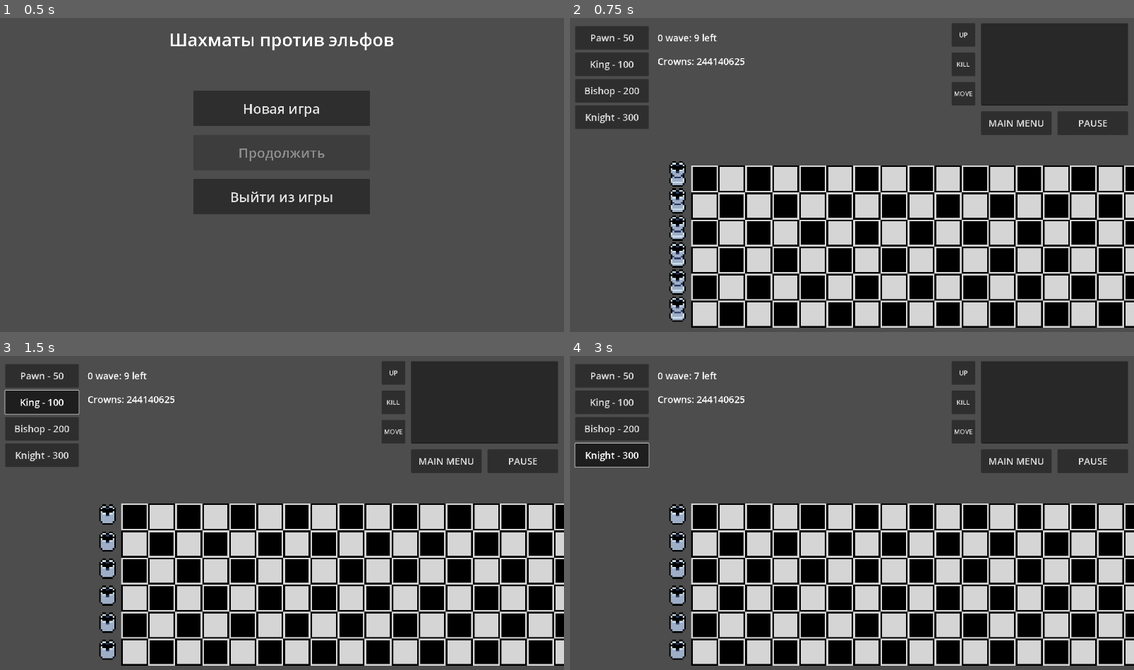
Above: before the commit, frames 1-4 (two rows, left to right).
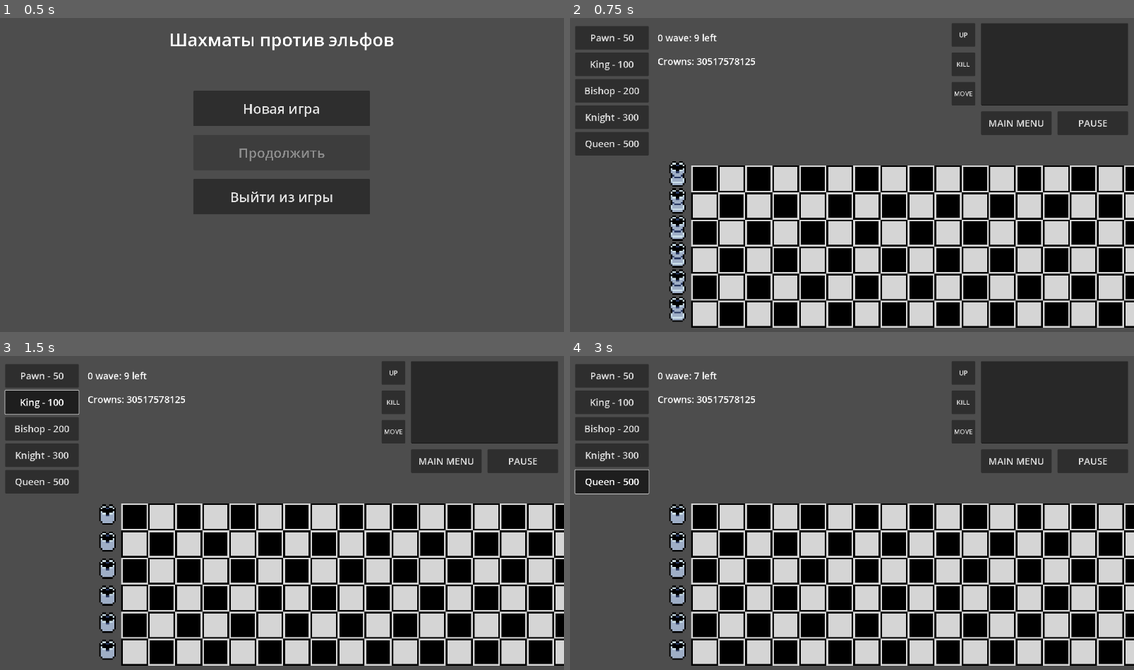
Above: after the commit, the same moments.

Repository: Befrimon/Chess-vs-Elves
Game: Godot game, scene res://scenes/menu.tscn
Same seed, same stepped clock (60 frames per second), same inputs: the game is played once before the commit and once after it.
Inputs (mouse positions are in pixels of both pictures, inside the frame that each line leads up to):
- Up to frame 1 (0.5 s): no input
- Up to frame 2 (0.75 s): click "Новая игра" at 0.5 s
- Up to frame 3 (1.5 s): click "King - 100" at 1.25 s
- Up to frame 4 (3 s): click "Knight - 300" at 2 s; click (609, 481) at 2.75 s, where only the run after the commit has a clickable "Queen - 500"

Frame 1 is identical in both runs. In frame 2, 1.0% of the frame differs, in the area x 1-33%, y 12-44%; in frame 3, 1.0%; in frame 4, 1.3%, in the area x 0-33%, y 12-45%.

Commit message:
Optimize entity move and skill ranges. Add queen figure (TODO queen skill)

Diff:
--- /dev/null
+++ b/animations/queen_figure.tres
@@ -0,0 +1,31 @@
+[gd_resource type="SpriteFrames" load_steps=4 format=3 uid="uid://8nigbfi4kxjr"]
+
+[ext_resource type="Texture2D" uid="uid://bfgxhrp7j1mnc" path="res://textures/figures/queen_figure.png" id="1_xf2e8"]
+
+[sub_resource type="AtlasTexture" id="AtlasTexture_tg8n6"]
+atlas = ExtResource("1_xf2e8")
+region = Rect2(0, 0, 16, 16)
+
+[sub_resource type="AtlasTexture" id="AtlasTexture_odv74"]
+atlas = ExtResource("1_xf2e8")
+region = Rect2(16, 0, 16, 16)
+
+[resource]
+animations = [{
+"frames": [{
+"duration": 1.0,
+"texture": SubResource("AtlasTexture_tg8n6")
+}, {
+"duration": 1.0,
+"texture": SubResource("AtlasTexture_odv74")
+}, {
+"duration": 1.0,
+"texture": SubResource("AtlasTexture_tg8n6")
+}, {
+"duration": 1.0,
+"texture": SubResource("AtlasTexture_odv74")
+}],
+"loop": true,
+"name": &"idle",
+"speed": 4.0
+}]
--- a/scripts/entities/bishop_figure.gd
+++ b/scripts/entities/bishop_figure.gd
@@ -5,35 +5,18 @@
 
 # Move properties
 const SPEED :int = 500
-var MOVE_TEMPLATE :Array[Vector2] = []
+var MOVE_RANGE :Dictionary = {
+	Vector2(1, 1): 10, Vector2(-1, -1): 10,
+	Vector2(1, -1): 10, Vector2(-1, 1): 10
+}
 
-const SKILL_TEMPLATE :Array[Vector2] = [Vector2(1, 1), Vector2(1, 0), Vector2(1, -1)]
+const SKILL_RANGE :Array[Vector2] = [Vector2(1, 1), Vector2(1, 0), Vector2(1, -1)]
 
 func _init(parent_obj :Entity):
 	## Assign variables
 	parent = parent_obj
 	parent.allow_move = false
 	parent.stun_cooldown = INF
-
-	for i in range(1, 6):
-		MOVE_TEMPLATE.append(Vector2(i, i))
-		MOVE_TEMPLATE.append(Vector2(-i, i))
-		MOVE_TEMPLATE.append(Vector2(i, -i))
-		MOVE_TEMPLATE.append(Vector2(-i, -i))
-
-	for pos in SKILL_TEMPLATE:
-		var collider = CollisionShape2D.new()
-		collider.shape = Global.HITBOX
-		collider.position = pos * Global.TILE_SIZE / parent.scale
-		collider.scale = parent.hitbox.scale
-		parent.skill_area.add_child(collider)
-
-	for pos in MOVE_TEMPLATE:
-		var cell = Global.MOVE_CELL.duplicate().instantiate()
-		cell.position = (Global.POS_DELTA + pos * Global.TILE_SIZE) / parent.scale
-		cell.set_meta("delta", pos)
-		cell.scale = Global.TILE_SIZE / cell.sprite_frames.get_frame_texture("default", 0).get_size() / parent.scale
-		parent.move_cells.add_child(cell)
 
 func get_skill_target():
 	var target :Entity = null
@@ -48,6 +31,6 @@
 	return target
 
 func get_unique_info() -> String:
-	return "Heal: %s\nCooldown: %s" % \
+	return "Heal: %s +%s\nCooldown: %s" % \
 	  [Global.ENTITY_PARAM[parent.full_id]["level%s" % parent.level]["value"],
-	  str(int(parent.skill_cooldown-Global.timer))]
+	  parent.buff_value, str(int(parent.skill_cooldown-Global.timer))]
--- a/scripts/entities/dark_elf.gd
+++ b/scripts/entities/dark_elf.gd
@@ -5,8 +5,9 @@
 
 # Move properties
 const SPEED :int = 80
+const MOVE_RANGE :Dictionary = {}
 
-const SKILL_TEMPLATE :Array[Vector2] = [Vector2(-.3, 0)]
+const SKILL_RANGE :Array[Vector2] = [Vector2(-1, 0)]
 var target :Entity
 
 func _init(parent_obj :Entity):
@@ -16,13 +17,6 @@
 
 	parent.texture.flip_h = true
 	parent.texture.play("run")
-
-	for cell in SKILL_TEMPLATE:
-		var collider = CollisionShape2D.new()
-		collider.shape = Global.HITBOX
-		collider.position = cell * Global.TILE_SIZE / parent.scale
-		collider.scale = parent.hitbox.scale
-		parent.skill_area.add_child(collider)
 
 func _process(delta):
 	if parent.position.x < 300:
--- a/scripts/entities/forest_elf.gd
+++ b/scripts/entities/forest_elf.gd
@@ -5,8 +5,9 @@
 
 # Move properties
 const SPEED :int = 70
+const MOVE_RANGE :Dictionary = {}
 
-const SKILL_TEMPLATE :Array[Vector2] = [Vector2(-.3, 0)]
+const SKILL_RANGE :Array[Vector2] = [Vector2(-1, 0)]
 var target :Entity
 
 func _init(parent_obj :Entity):
@@ -16,13 +17,6 @@
 
 	parent.texture.flip_h = true
 	parent.texture.play("run")
-
-	for cell in SKILL_TEMPLATE:
-		var collider = CollisionShape2D.new()
-		collider.shape = Global.HITBOX
-		collider.position = cell * Global.TILE_SIZE / parent.scale
-		collider.scale = parent.hitbox.scale
-		parent.skill_area.add_child(collider)
 
 func _process(delta):
 	if parent.position.x < 300:
--- a/scripts/entities/king_figure.gd
+++ b/scripts/entities/king_figure.gd
@@ -5,11 +5,13 @@
 
 # Move properties
 const SPEED :int = 500
-const MOVE_TEMPLATE :Array[Vector2] = [
-	Vector2(1, -1),Vector2(1, 0),Vector2(1, 1),
-	Vector2(-1, -1),Vector2(-1, 0),Vector2(-1, 1),
-	Vector2(0, 1),Vector2(0, -1)
-]
+const MOVE_RANGE :Dictionary = {
+	Vector2(-1, 1): 1, Vector2(0, 1): 1, Vector2(1, 1): 1,
+	Vector2(-1, -1): 1, Vector2(0, -1): 1, Vector2(1, -1): 1,
+	Vector2(1, 0): 1, Vector2(-1, 0): 1
+}
+
+const SKILL_RANGE :Array[Vector2] = []
 
 func _init(parent_obj :Entity):
 	## Assign variables
@@ -17,17 +19,11 @@
 	parent.allow_move = false
 	parent.stun_cooldown = INF
 
-	for pos in MOVE_TEMPLATE:
-		var cell = Global.MOVE_CELL.duplicate().instantiate()
-		cell.position = (Global.POS_DELTA + pos * Global.TILE_SIZE) / parent.scale
-		cell.set_meta("delta", pos)
-		cell.scale = Global.TILE_SIZE / cell.sprite_frames.get_frame_texture("default", 0).get_size() / parent.scale
-		parent.move_cells.add_child(cell)
-
 func get_skill_target():
 	return "crowns"
 
 func get_unique_info() -> String:
-	return "Crowns: %s\nCooldown: %s" % \
+	return "Crowns: %s +%s\nCooldown: %s" % \
 	  [Global.ENTITY_PARAM[parent.full_id]["level%s" % parent.level]["value"],
-	  str(int(parent.skill_cooldown-Global.timer))]
+	  parent.buff_value, str(int(parent.skill_cooldown-Global.timer))
+	]
--- a/scripts/entities/knight_figure.gd
+++ b/scripts/entities/knight_figure.gd
@@ -5,14 +5,12 @@
 
 # Move properties
 const SPEED :int = 500
-const MOVE_TEMPLATE :Array[Vector2] = [
-	Vector2(2, 1), Vector2(1, 2),
-	Vector2(-2, 1), Vector2(-1, 2),
-	Vector2(2, -1), Vector2(1, -2),
-	Vector2(-2, -1), Vector2(-1, -2)
-]
+const MOVE_RANGE :Dictionary = {
+	Vector2(1, 2): 1, Vector2(1, -2): 1, Vector2(2, 1): 1, Vector2(2, -1): 1,
+	Vector2(-1, 2): 1, Vector2(-1, -2): 1, Vector2(-2, 1): 1, Vector2(-2, -1): 1,
+}
 
-const SKILL_TEMPLATE :Array[Vector2] = [Vector2(1, 1), Vector2(2, 1), Vector2(1, -1), Vector2(2, -1)]
+const SKILL_RANGE :Array[Vector2] = [Vector2(1, 1), Vector2(2, 1), Vector2(1, -1), Vector2(2, -1)]
 var target :Entity
 
 func _init(parent_obj :Entity):
@@ -20,20 +18,6 @@
 	parent = parent_obj
 	parent.allow_move = false
 	parent.stun_cooldown = INF
-
-	for pos in SKILL_TEMPLATE:
-		var collider = CollisionShape2D.new()
-		collider.shape = Global.HITBOX
-		collider.position = pos * Global.TILE_SIZE / parent.scale
-		collider.scale = parent.hitbox.scale
-		parent.skill_area.add_child(collider)
-
-	for pos in MOVE_TEMPLATE:
-		var cell = Global.MOVE_CELL.duplicate().instantiate()
-		cell.position = (Global.POS_DELTA + pos * Global.TILE_SIZE) / parent.scale
-		cell.set_meta("delta", pos)
-		cell.scale = Global.TILE_SIZE / cell.sprite_frames.get_frame_texture("default", 0).get_size() / parent.scale
-		parent.move_cells.add_child(cell)
 
 func get_skill_target() -> Entity:
 	if is_instance_valid(target):
@@ -47,5 +31,7 @@
 	return null
 
 func get_unique_info() -> String:
-	return "Damage: %s" % \
-	  str(-1*Global.ENTITY_PARAM[parent.full_id]["level%s" % parent.level]["value"])
+	return "Damage: %s +%s" % [\
+	  str(-1*Global.ENTITY_PARAM[parent.full_id]["level%s" % parent.level]["value"]),
+	  parent.buff_value
+	]
--- a/scripts/entities/pawn_figure.gd
+++ b/scripts/entities/pawn_figure.gd
@@ -5,9 +5,13 @@
 
 # Move properties
 const SPEED :int = 500
-const MOVE_TEMPLATE :Array[Vector2] = [Vector2(-1, 0), Vector2(1, 0), Vector2(2, 0)]
+const MOVE_RANGE :Dictionary = {
+	Vector2(-1, 1): 1, Vector2(0, 1): 1, Vector2(1, 1): 1,
+	Vector2(-1, -1): 1, Vector2(0, -1): 1, Vector2(1, -1): 1,
+	Vector2(1, 0): 1, Vector2(-1, 0): 1
+}
 
-const SKILL_TEMPLATE :Array[Vector2] = [Vector2(1, 1), Vector2(1, -1)]
+const SKILL_RANGE :Array[Vector2] = [Vector2(1, 1), Vector2(1, -1)]
 var target :Entity
 
 func _init(parent_obj :Entity):
@@ -16,19 +20,6 @@
 	parent.allow_move = false
 	parent.stun_cooldown = INF
 
-	for pos in SKILL_TEMPLATE:
-		var collider = CollisionShape2D.new()
-		collider.shape = Global.HITBOX
-		collider.position = pos * Global.TILE_SIZE / parent.scale
-		collider.scale = parent.hitbox.scale
-		parent.skill_area.add_child(collider)
-
-	for pos in MOVE_TEMPLATE:
-		var cell = Global.MOVE_CELL.duplicate().instantiate()
-		cell.position = (Global.POS_DELTA + pos * Global.TILE_SIZE) / parent.scale
-		cell.set_meta("delta", pos)
-		cell.scale = Global.TILE_SIZE / cell.sprite_frames.get_frame_texture("default", 0).get_size() / parent.scale
-		parent.move_cells.add_child(cell)
 
 func get_skill_target() -> Entity:
 	if is_instance_valid(target):
@@ -42,5 +33,7 @@
 	return null
 
 func get_unique_info() -> String:
-	return "Damage: %s" % \
-	  str(-1*Global.ENTITY_PARAM[parent.full_id]["level%s" % parent.level]["value"])
+	return "Damage: %s +%s" % [\
+	  str(-1*Global.ENTITY_PARAM[parent.full_id]["level%s" % parent.level]["value"]),
+	  parent.buff_value
+	]
--- /dev/null
+++ b/scripts/entities/queen_figure.gd
@@ -0,0 +1,32 @@
+extends Node
+
+## Declare variables
+var parent :Entity
+
+# Move properties
+const SPEED :int = 500
+const MOVE_RANGE :Dictionary = {
+	Vector2(-1, 1): 10, Vector2(0, 1): 10, Vector2(1, 1): 10,
+	Vector2(-1, -1): 10, Vector2(0, -1): 10, Vector2(1, -1): 10,
+	Vector2(1, 0): 10, Vector2(-1, 0): 10
+}
+
+const SKILL_RANGE :Array[Vector2] = []
+
+func _init(parent_obj :Entity):
+	## Assign variables
+	parent = parent_obj
+	parent.allow_move = false
+	parent.stun_cooldown = INF
+
+func get_skill_target() -> Array[Entity]:
+	var target :Array[Entity] = []
+
+	for body in parent.skill_area.get_overlapping_bodies():
+		if body.type != "figure": continue
+		target.append(body)
+
+	return target
+
+func get_unique_info() -> String:
+	return "Heal/DMG buff: %s\nCrown buff: %s" % Global.ENTITY_PARAM[parent.full_id]["level%s" % parent.level]["value"]
--- a/scripts/entities/rook_defender.gd
+++ b/scripts/entities/rook_defender.gd
@@ -7,6 +7,8 @@
 # Move properties
 const SPEED :int = 500
 var run_mode :bool
+const MOVE_RANGE :Dictionary = {}
+const SKILL_RANGE :Array[Vector2] = []
 
 func _init(parent_obj :Entity):
 	## Assign variables
--- a/scripts/entity.gd
+++ b/scripts/entity.gd
@@ -21,6 +21,7 @@
 var max_hits :float
 var hits :float
 var skill_cooldown :float
+var buff_value :int
 
 # Move param
 var direction :Vector2
@@ -73,6 +74,13 @@
 	controller.name = "Controller"
 	add_child(controller)
 
+	for i in controller.SKILL_RANGE:
+		var collider = CollisionShape2D.new()
+		collider.shape = Global.HITBOX
+		collider.position = i * Global.TILE_SIZE / scale
+		collider.scale = hitbox.scale
+		skill_area.add_child(collider)
+
 func _process(delta):
 	if get_tree().paused:
 		return
@@ -81,6 +89,9 @@
 		var res = controller.get_skill_target()
 		var value = Global.ENTITY_PARAM[full_id]["level%s" % str(level)]["value"]
 		var skill_type = Global.ENTITY_PARAM[full_id]["type"]
+		if skill_type != "buffer":
+			value += buff_value
+			buff_value = 0
 
 		if res != null:
 			skill_cooldown += Global.ENTITY_PARAM[full_id]["level%s" % str(level)]["cooldown"]
@@ -103,7 +114,8 @@
 			if exp < Global.LEVEL_EXP[level]:
 				exp += 25
 		elif res is Array[Entity]:
-			pass  # TODO queen skill
+			for entity in res:
+				entity.buff_value = value[1] if entity.full_id == "king_figure" else value[0]
 
 
 func _physics_process(delta):
@@ -122,6 +134,7 @@
 		highlighting.visible = true
 		name = "Active"
 		position = target
+		move_cells.visible = true
 		target = Vector2.ZERO
 
 	if target != Vector2.ZERO:
@@ -132,7 +145,7 @@
 	move_and_slide()
 
 func _input(event):
-	if event is InputEventMouseButton and event.button_index == 1:
+	if event is InputEventMouseButton and event.button_index == 1 and event.is_pressed():
 		var entity_click = Rect2(position - Global.TILE_SIZE / 2, Global.TILE_SIZE).has_point(event.position)
 
 		highlighting.visible = entity_click
@@ -144,12 +157,26 @@
 				target = Global.position_normilize(cell.global_position)
 				Global.busy_cells.remove_at(Global.busy_cells.find(position))
 				Global.busy_cells.append(target)
-		move_cells.visible = false
+				move_cells.visible = false
+		move_cells.visible = entity_click
 
 func _move_changed():
-	for cell in move_cells.get_children():
-		cell.visible = Global.MAP_RECT.has_point(cell.global_position) and \
-		  Global.position_normilize(cell.global_position) not in Global.busy_cells
+	for child in move_cells.get_children():
+		child.queue_free()
+
+	for dir in controller.MOVE_RANGE:
+		var length = controller.MOVE_RANGE[dir]
+		for i in range(1, length+1):
+			var new_pos = Global.position_normilize(-Global.TILE_SIZE/2 + position + Global.TILE_SIZE*dir*i)
+			if new_pos in Global.busy_cells or !Global.MAP_RECT.has_point(new_pos):
+				break
+			new_move_cell(Global.TILE_SIZE * dir*i)
+
+func new_move_cell(pos :Vector2):
+	var cell = Global.MOVE_CELL.duplicate().instantiate()
+	cell.position = (Global.POS_DELTA + pos) / scale
+	cell.scale = Global.TILE_SIZE / cell.sprite_frames.get_frame_texture("default", 0).get_size() / scale
+	move_cells.add_child(cell)
 
 func get_info() -> String:
 	return "Name: %s\nLevel: %s %s\nHits: %s/%s\n" % \
--- a/scripts/game.gd
+++ b/scripts/game.gd
@@ -29,7 +29,7 @@
 	interface = get_node("UserInterface")
 
 	entity_count = 0
-	crown_count = 125**4
+	crown_count = 125**5
 	wave_time = Global.WAVES[0]["duration"]
 	wave = 0
 
--- a/scripts/game_ui.gd
+++ b/scripts/game_ui.gd
@@ -41,7 +41,7 @@
 
 	get_node("EntityButtons/UpgradeButton").pressed.connect(upgrade_figure)
 	get_node("EntityButtons/KillButton").pressed.connect(kill_figure)
-	get_node("EntityButtons/MoveButton").pressed.connect(change_move.bind(get_node("EntityButtons/MoveButton")))
+	# get_node("EntityButtons/MoveButton").pressed.connect(change_move.bind(get_node("EntityButtons/MoveButton")))
 	get_node("ExitButton").pressed.connect(get_tree().change_scene_to_file.bind("res://scenes/menu.tscn"))
 	get_node("PauseButton").pressed.connect(pause)
 
--- a/scripts/global.gd
+++ b/scripts/global.gd
@@ -13,7 +13,8 @@
 	"king_figure": 1,
 	"pawn_figure": 6,
 	"bishop_figure": 2,
-	"knight_figure": 2
+	"knight_figure": 2,
+	"queen_figure": 1
 }
 const LEVEL_EXP :Array[int] = [0, 100, 600, 1600, 3100]
 const ENTITY_PARAM :Dictionary = {
@@ -74,6 +75,15 @@
 		"level3": {"cost": 800, "hits": 6., "value": -4., "cooldown": 1},
 		"level4": {"cost": 1100, "hits": 7., "value": -6., "cooldown": 1},
 		"level5": {"cost": 1500, "hits": 9., "value": -8., "cooldown": 1},
+	},
+	"queen_figure": {
+		"name": "Queen",
+		"type": "buffer",
+		"level1": {"cost": 500, "hits": 1., "value": [1, 25], "cooldown": 0},
+		"level2": {"cost": 700, "hits": 1., "value": [2, 50], "cooldown": 0},
+		"level3": {"cost": 1100, "hits": 1., "value": [3, 75], "cooldown": 0},
+		"level4": {"cost": 1500, "hits": 2., "value": [4, 100], "cooldown": 0},
+		"level5": {"cost": 2000, "hits": 2., "value": [5, 150], "cooldown": 0},
 	}
 }
 
Not shown: 1 places in prefabs/move_cell.tscn that only renumber resources
Not shown: 1 places in scenes/game.tscn that only renumber resources
Binary file added: textures/figures/queen_figure.png
Binary file added: textures/previews/queen_figure.png
